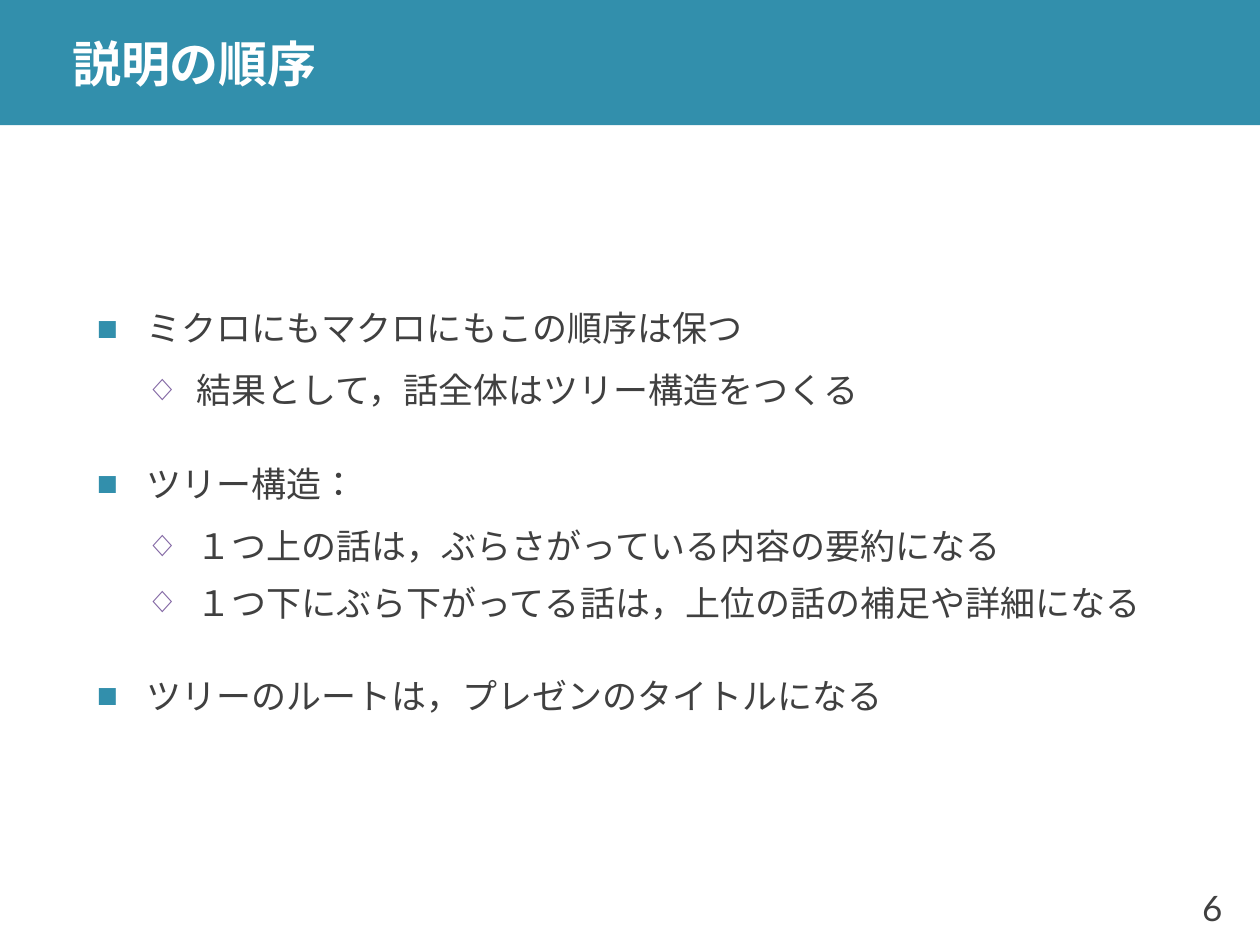
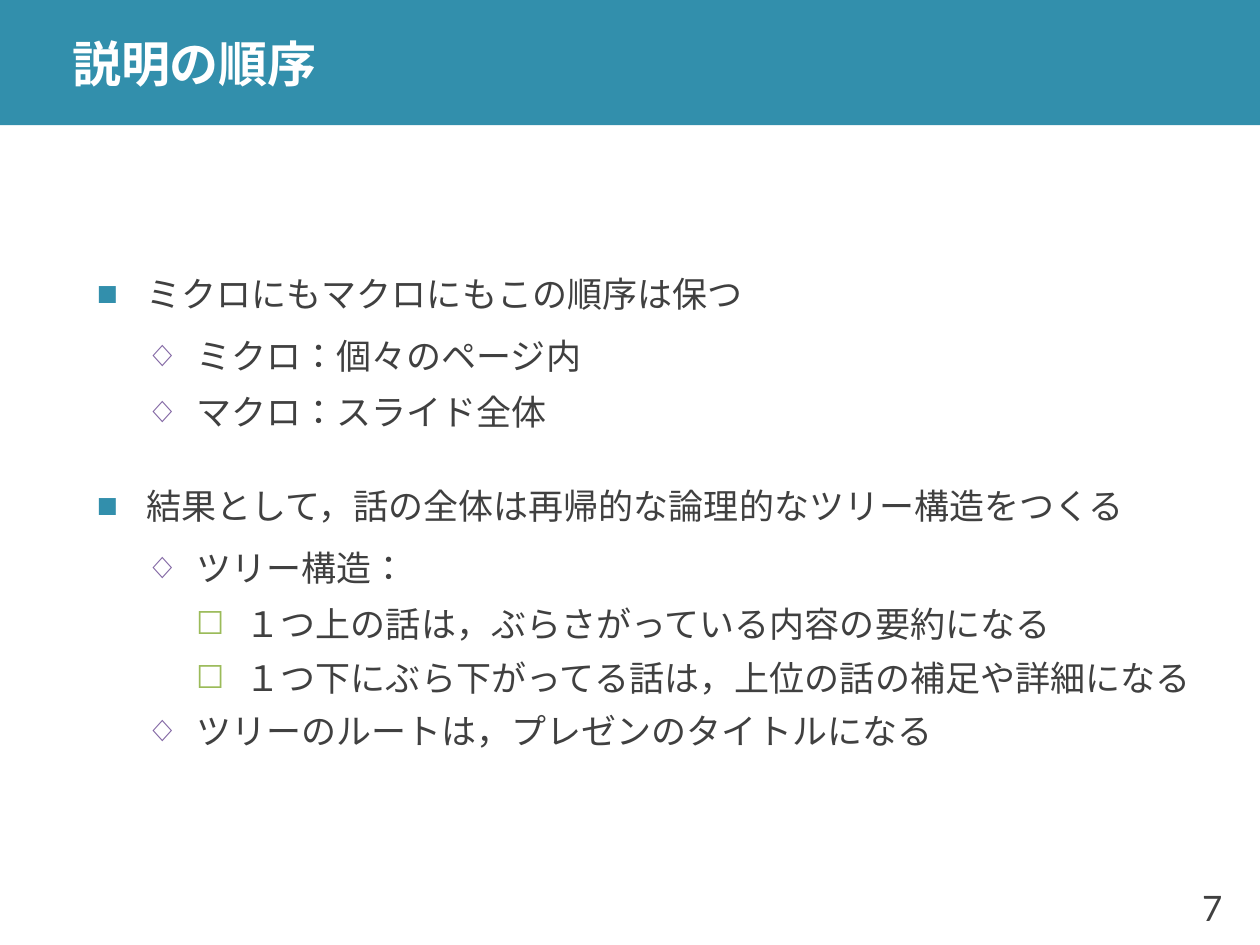
Before and after one commit to shioya-lab/how-to, a slide deck: slide 7 of slide.pptx (slide 6 before the commit). Drawn at 1260x945 pixels with LibreOffice and Linux fonts; fonts in the diff are those of the drawing. Boxes give left, top, right and bottom in pixels: in the first picture for what was removed or moved away, otherwise in the second. Text is boxed around its words. In the diff, an @@ line names an element or a change of style, - is before the commit and + after.

Commit message:
スライドの作り方を v2 に更新

```diff
--- a/slide.pptx
+++ b/slide.pptx
@@ text at (x1=147, y1=339, x2=1124, y2=523): text changed @@
-  ◇ 結果として，話全体はツリー構造をつくる
+  ◇ ミクロ：個々のページ内
+  ◇ マクロ：スライド全体
+■ 結果として，話の全体は再帰的な論理的なツリー構造をつくる
@@ text at (x1=196, y1=551, x2=1191, y2=748): bullet ■ to ◇; list level 1 to 2 in "ツリー構造："; bullet colour #328FAC to #8064A2; bullet ◇ to ☐; list level 2 to 3 in "１つ上の話は，ぶらさがっている内容の要約になる"; bullet colour #8064A2 to #9BBB59; list level 2 to 3 in "１つ下にぶら下がってる話は，上位の話の補足や詳細になる"; list level 1 to 2 in "ツリーのルートは，プレゼンのタイトルになる" @@
@@ page number at (x1=1202, y1=896, x2=1222, y2=921): text changed @@
-6
+7
```
Also in this commit, not shown: 10 other slides changed, 2 slides added, 1 other file.
